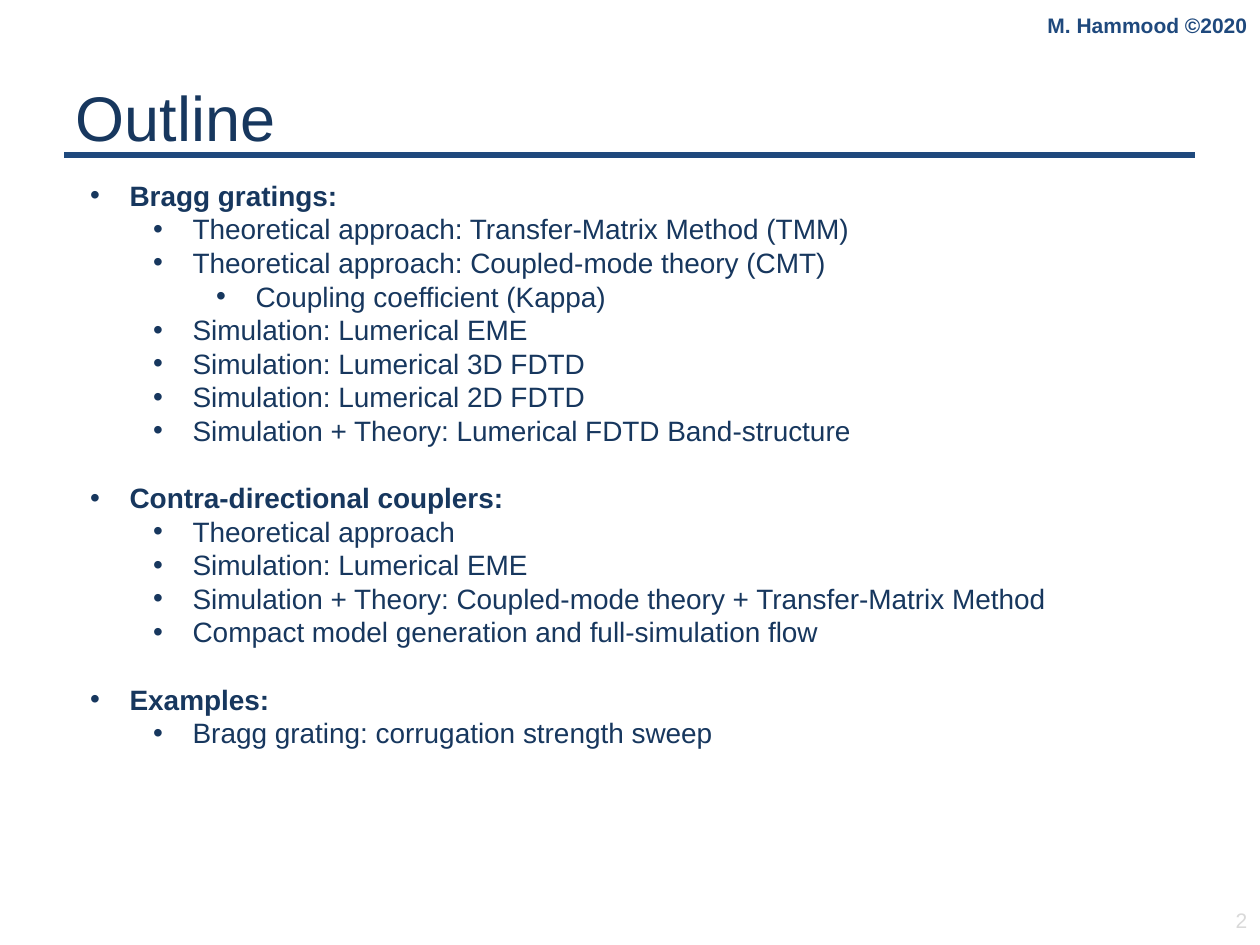
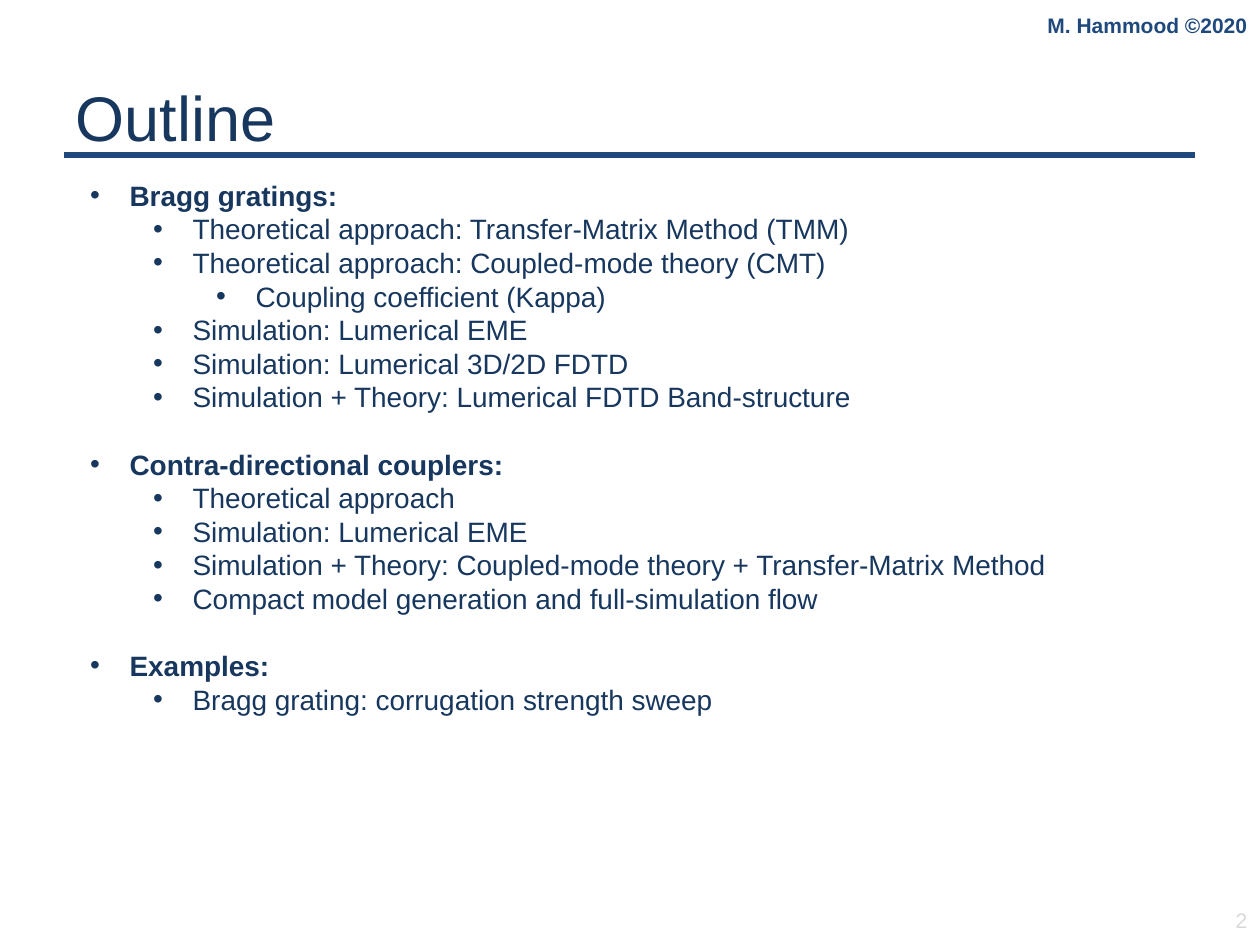
Before and after one commit to mustafacc/SiEPIC_Photonics_Package, a slide deck: slide 2 of SiEPIC_Photonics_Package/solvers_simulators/tutorials/Bragg_tutorial/Workshop.pptx. Drawn at 1260x945 pixels with LibreOffice and Linux fonts; fonts in the diff are those of the drawing; background and template pictures are left out. Boxes give left, top, right and bottom in pixels: in the first picture for what was removed or moved away, otherwise in the second. Text is boxed around its words. In the diff, an @@ line names an element or a change of style, - is before the commit and + after.

```diff
--- a/SiEPIC_Photonics_Package/solvers_simulators/tutorials/Bragg_tutorial/Workshop.pptx
+++ b/SiEPIC_Photonics_Package/solvers_simulators/tutorials/Bragg_tutorial/Workshop.pptx
@@ text at box(193, 353, 628, 375): text changed @@
-    • Simulation: Lumerical 3D FDTD
-    • Simulation: Lumerical 2D FDTD
+    • Simulation: Lumerical 3D/2D FDTD
```
Also in this commit, not shown: 8 other slides changed, 2 slides added.
